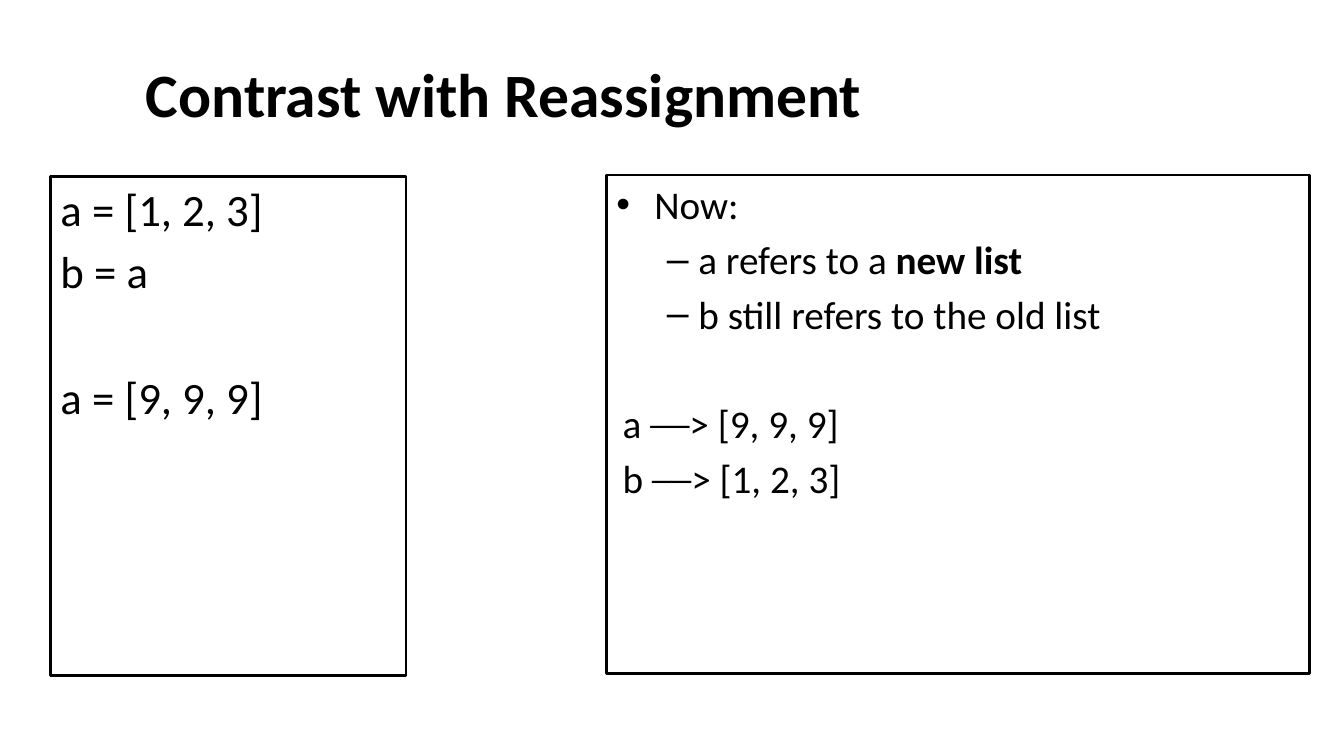
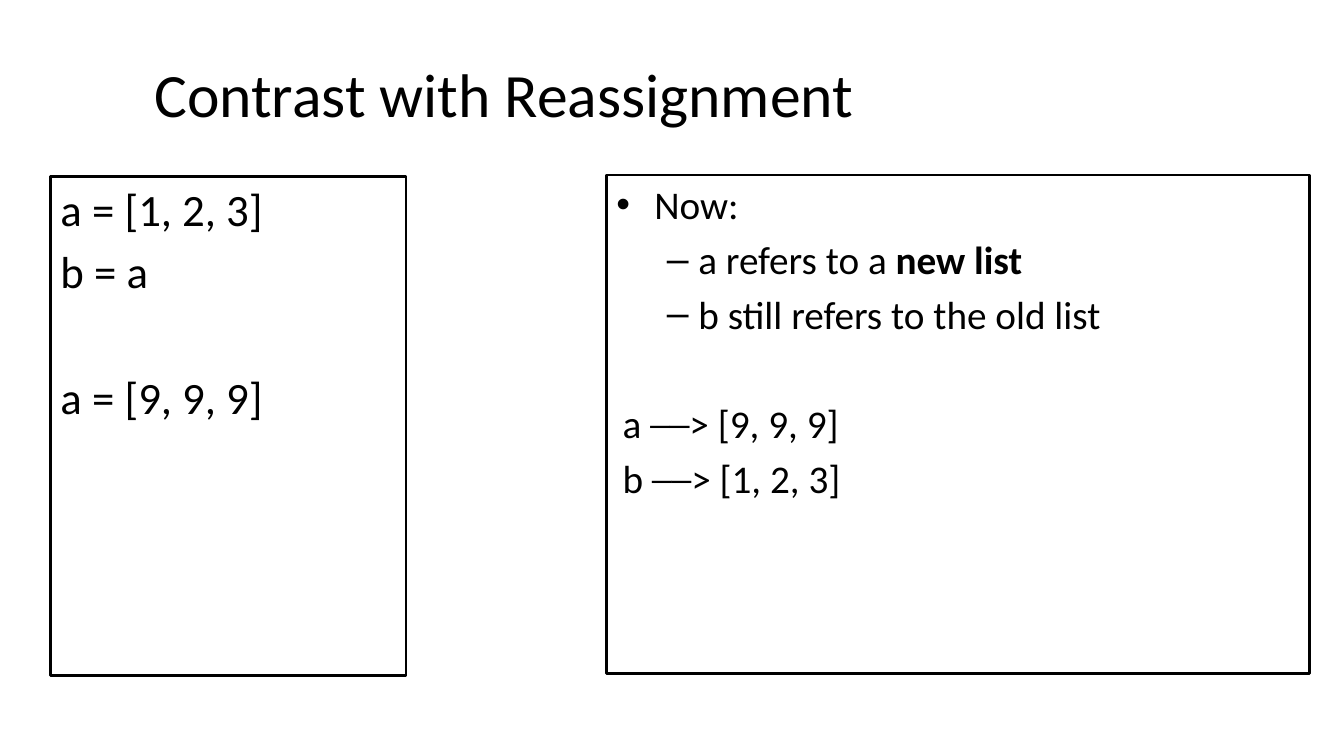
Before and after one commit to seanwhs/3-Day-Python-Crash-Course, a slide deck: slide 10 of Python_Crash_Course_2025.pptx (slide 9 before the commit). Drawn at 1344x756 pixels with LibreOffice and Linux fonts; fonts in the diff are those of the drawing. Boxes give left, top, right and bottom in pixels: in the first picture for what was removed or moved away, otherwise in the second. Text is boxed around its words. In the diff, an @@ line names an element or a change of style, - is before the commit and + after.

```diff
--- a/Python_Crash_Course_2025.pptx
+++ b/Python_Crash_Course_2025.pptx
@@ title "Contrast with Reassignment" at (154,74,853,128): bold off @@
```
Also in this commit, not shown: 1 other slide changed, 3 slides added.
